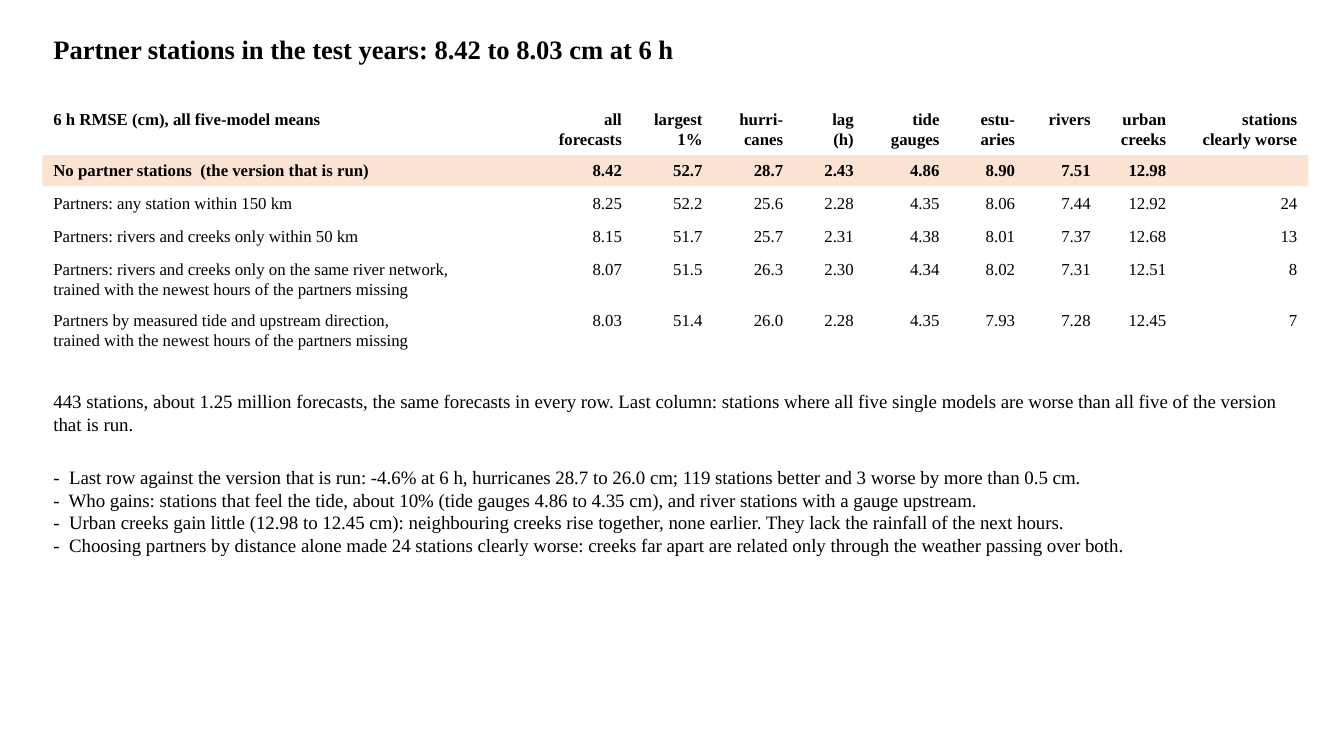
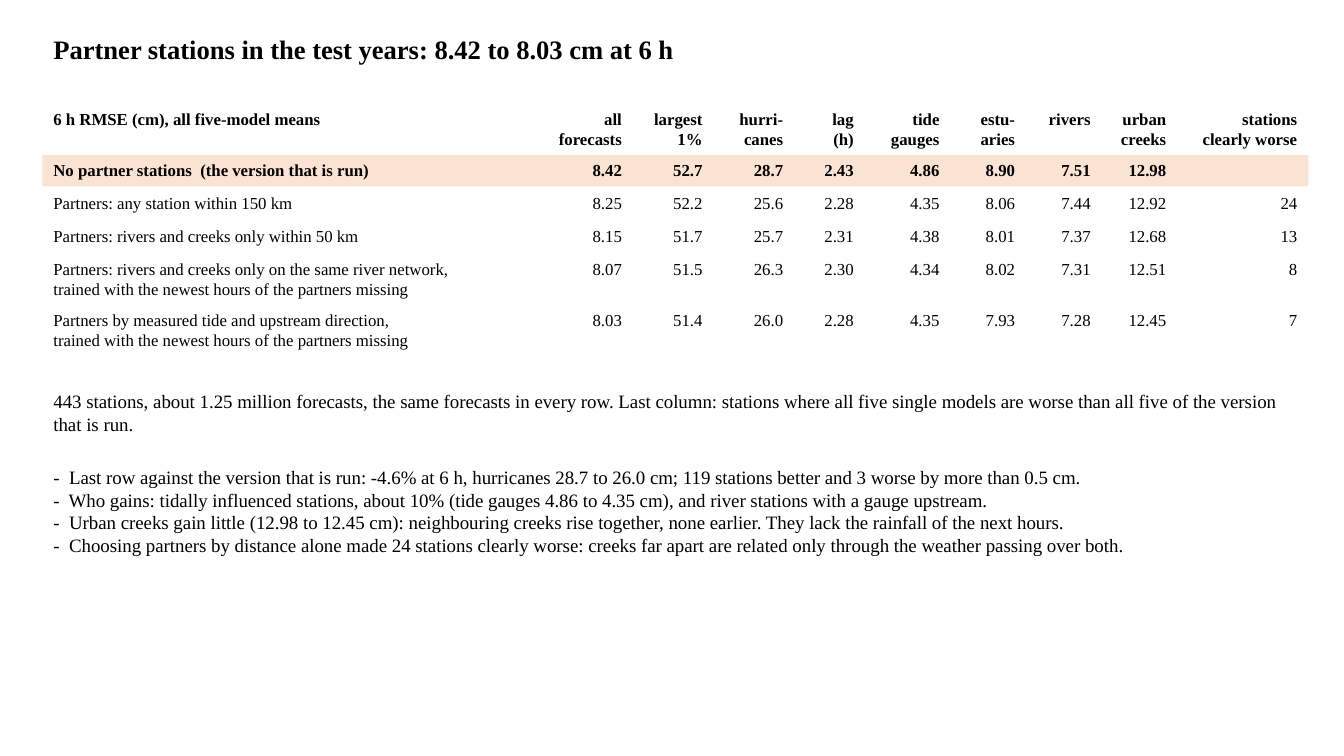
Before and after one commit to LaurenW1997/subdomainLSTM, a slide deck: slide 7 of deliverables/34_since_meeting.pptx. Drawn at 1344x756 pixels with LibreOffice and Linux fonts; fonts in the diff are those of the drawing. Boxes give left, top, right and bottom in pixels: in the first picture for what was removed or moved away, otherwise in the second. Text is boxed around its words. In the diff, an @@ line names an element or a change of style, - is before the commit and + after.

```diff
--- a/deliverables/34_since_meeting.pptx
+++ b/deliverables/34_since_meeting.pptx
@@ text at box(69, 493, 988, 511): text changed @@
-- Who gains: stations that feel the tide, about 10% (tide gauges 4.86 to 4.35 cm), and river stations with a gauge upstream.
+- Who gains: tidally influenced stations, about 10% (tide gauges 4.86 to 4.35 cm), and river stations with a gauge upstream.
```
Also in this commit, not shown: 4 other files.
